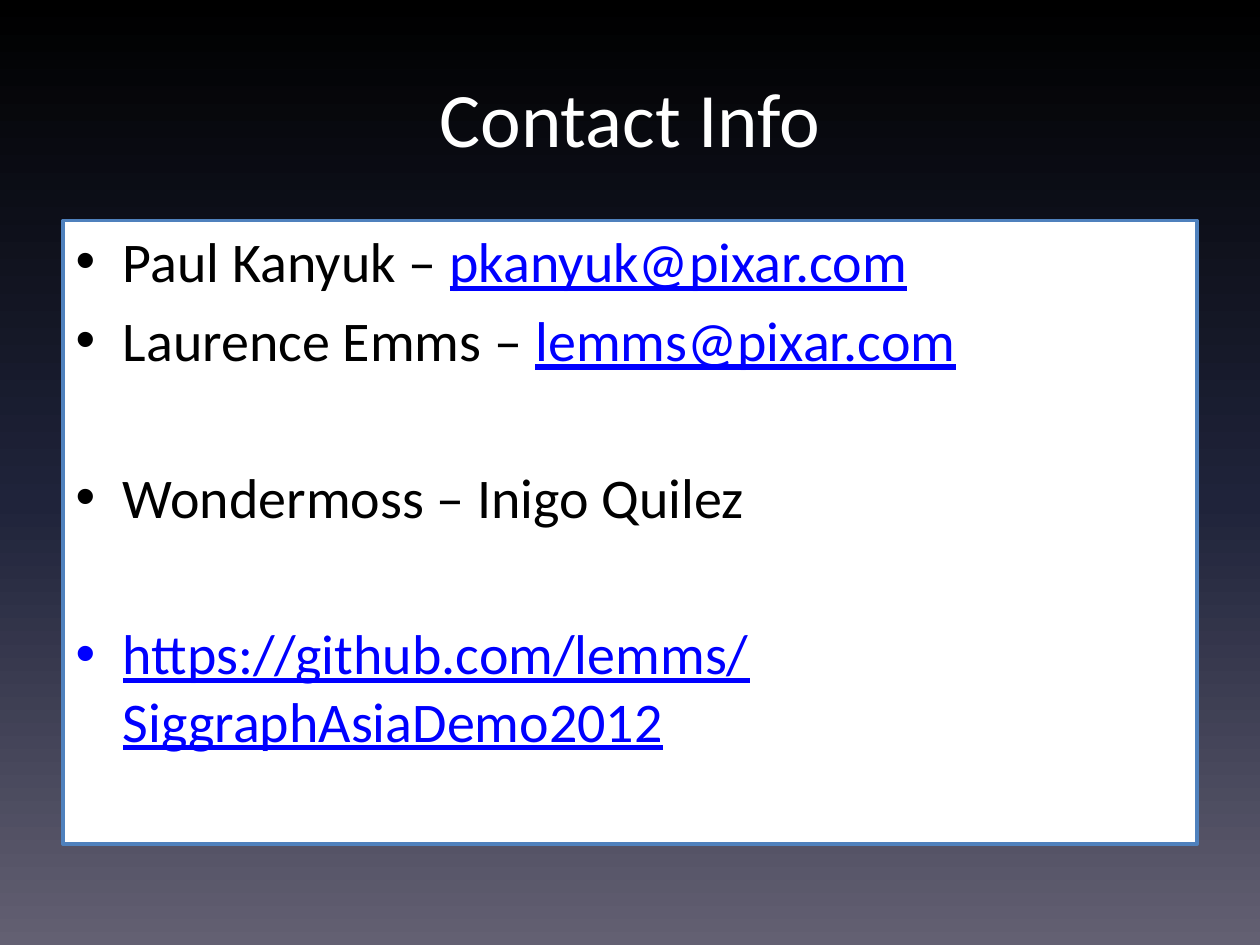
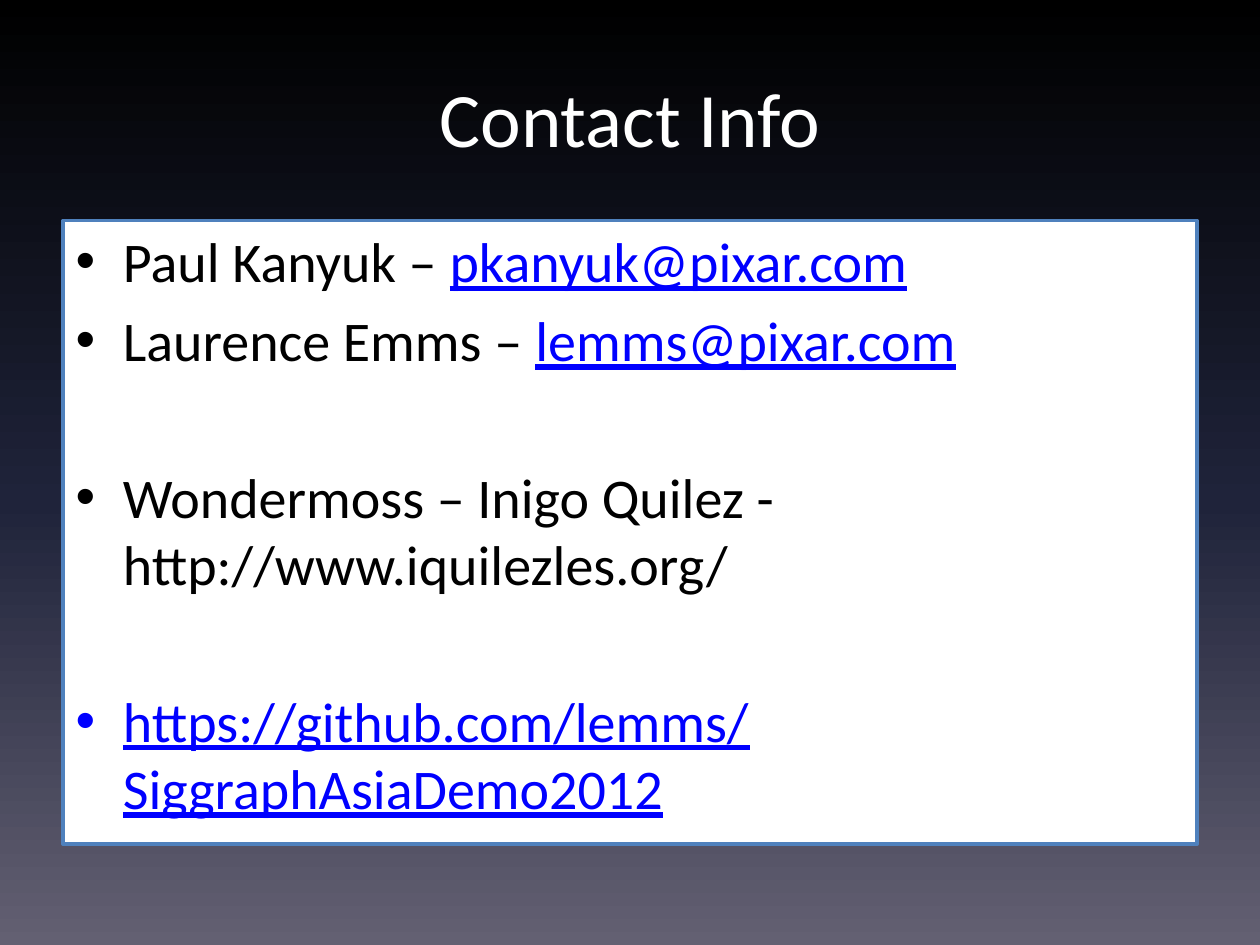
Before and after one commit to lemms/SiggraphAsiaDemo2012, a slide deck: slide 47 of PixarGPUSiggraphAsia2012.pptx. Drawn at 1260x945 pixels with LibreOffice and Linux fonts; fonts in the diff are those of the drawing. Boxes give left, top, right and bottom in pixels: in the first picture for what was removed or moved away, otherwise in the second. Text is boxed around its words. In the diff, an @@ line names an element or a change of style, - is before the commit and + after.

```diff
--- a/PixarGPUSiggraphAsia2012.pptx
+++ b/PixarGPUSiggraphAsia2012.pptx
@@ text at (123,479,744,595): text changed @@
-• Wondermoss – Inigo Quilez
+• Wondermoss – Inigo Quilez - http://www.iquilezles.org/
```
Also in this commit, not shown: 23 other files.
